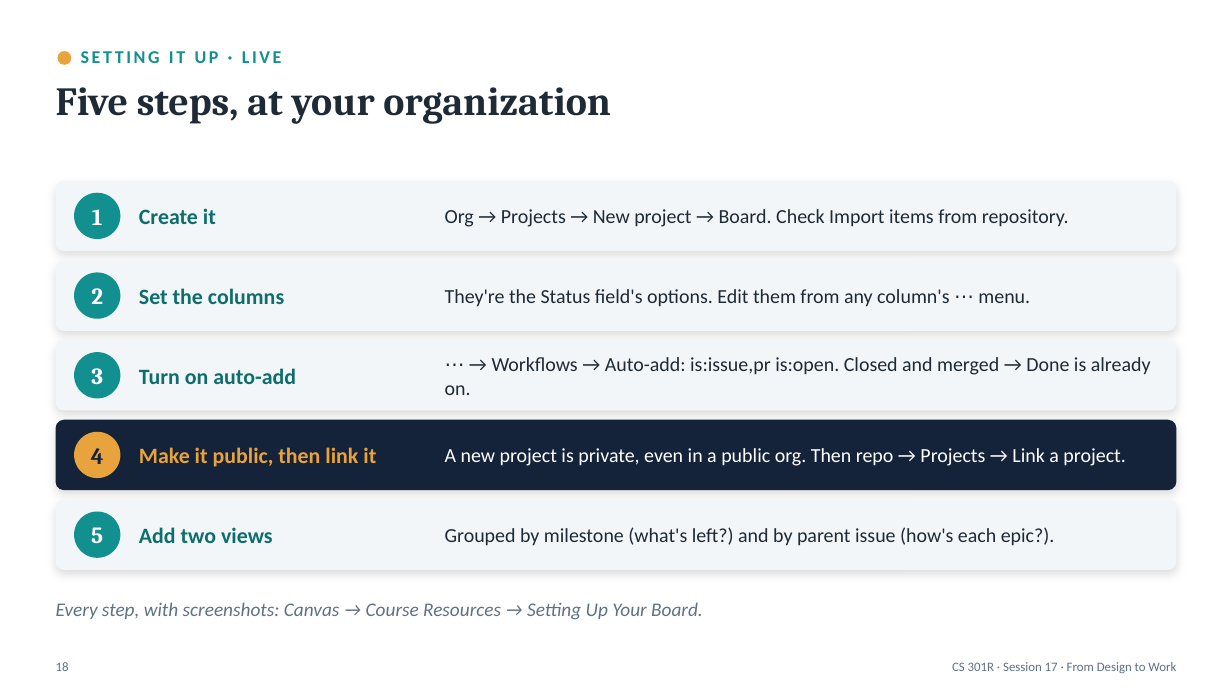
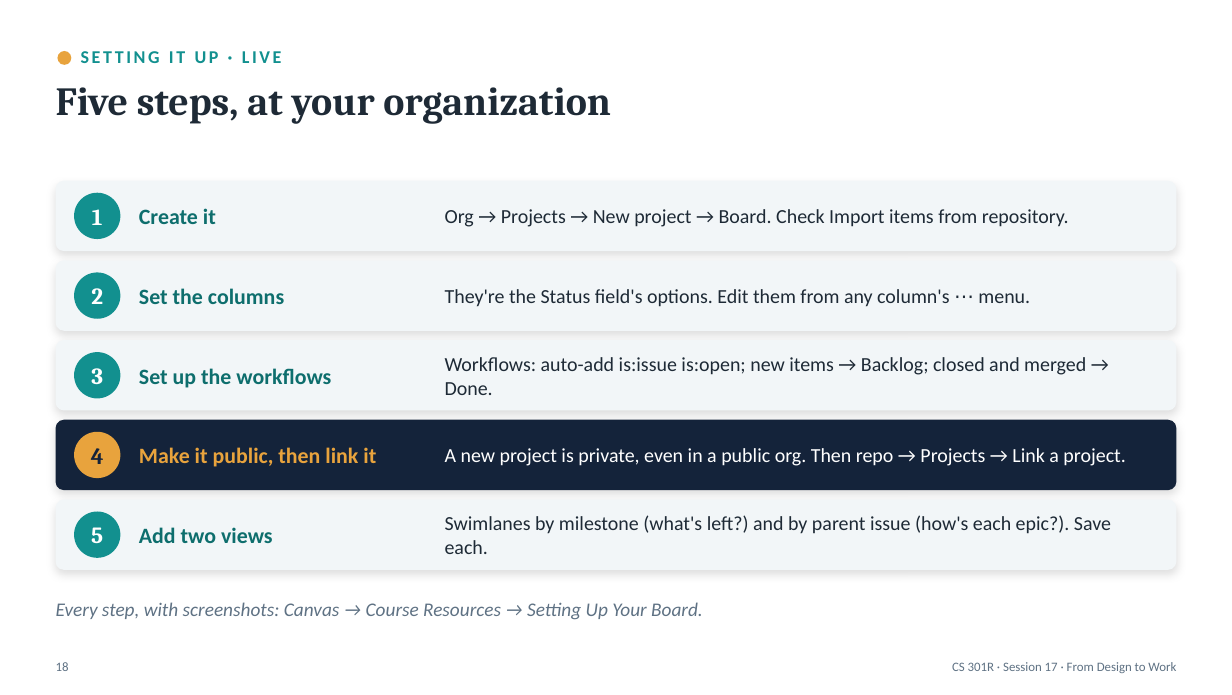
Before and after one commit to BYU-CS-Course-Ops/CS380, a slide deck: slide 18 of canvas_material/lectures/powerpoint/Session17-DesignToWork.pptx. Drawn at 1232x695 pixels with LibreOffice and Linux fonts; fonts in the diff are those of the drawing. Boxes give left, top, right and bottom in pixels: in the first picture for what was removed or moved away, otherwise in the second. Text is boxed around its words. In the diff, an @@ line names an element or a change of style, - is before the commit and + after.

```diff
--- a/canvas_material/lectures/powerpoint/Session17-DesignToWork.pptx
+++ b/canvas_material/lectures/powerpoint/Session17-DesignToWork.pptx
@@ text at (x1=445, y1=357, x2=1086, y2=395): text changed @@
-⋯ → Workflows → Auto-add: is:issue,pr is:open. Closed and merged → Done is already on.
+Workflows: auto-add is:issue is:open; new items → Backlog; closed and merged → Done.
@@ text at (x1=139, y1=368, x2=331, y2=388): text changed @@
-Turn on auto-add
+Set up the workflows
@@ text at (x1=445, y1=515, x2=1111, y2=554): text changed @@
-Grouped by milestone (what's left?) and by parent issue (how's each epic?).
+Swimlanes by milestone (what's left?) and by parent issue (how's each epic?). Save each.
```
Also in this commit, not shown: 14 other files.
